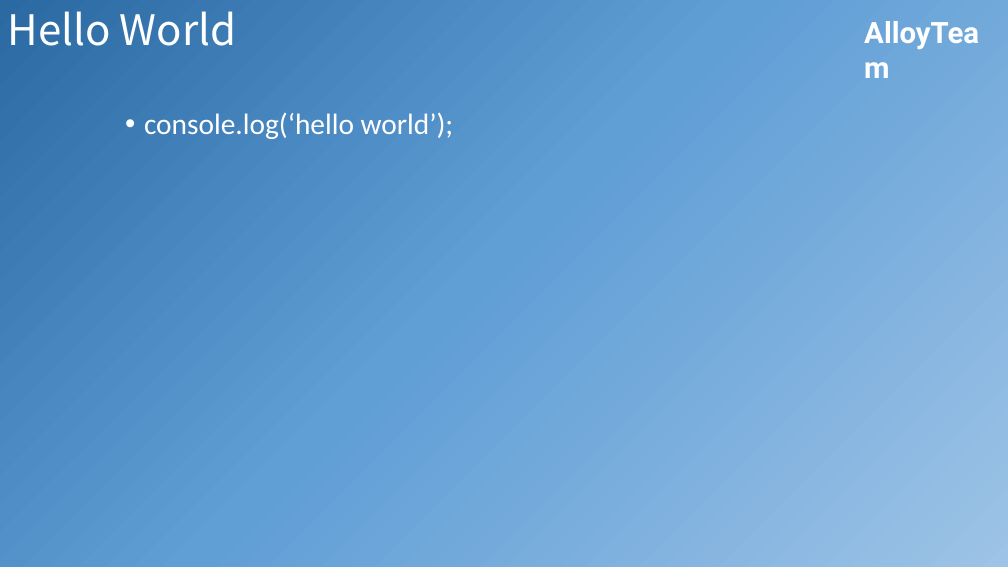
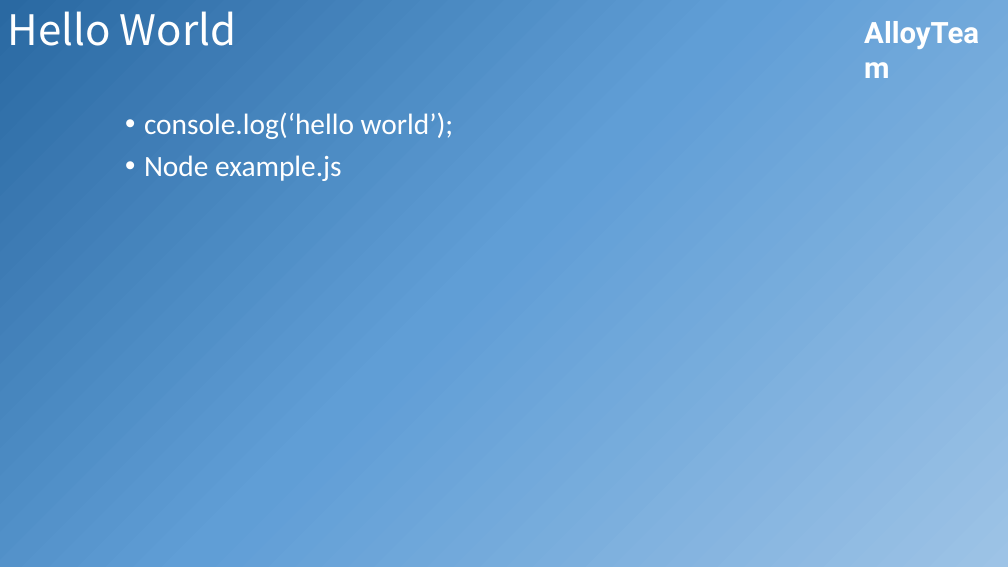
Before and after one commit to JiangJie/ppt, a slide deck: slide 18 of 2015-06/Nodejs基础分享.pptx. Drawn at 1008x567 pixels with LibreOffice and Linux fonts; fonts in the diff are those of the drawing; background and template pictures are left out. Boxes give left, top, right and bottom in pixels: in the first picture for what was removed or moved away, otherwise in the second. Text is boxed around its words. In the diff, an @@ line names an element or a change of style, - is before the commit and + after.

```diff
--- a/2015-06/Nodejs基础分享.pptx
+++ b/2015-06/Nodejs基础分享.pptx
@@ text at (144, 155, 342, 181): paragraph added @@
+• Node example.js
```
Also in this commit, not shown: 4 other slides changed, 4 slides added.
